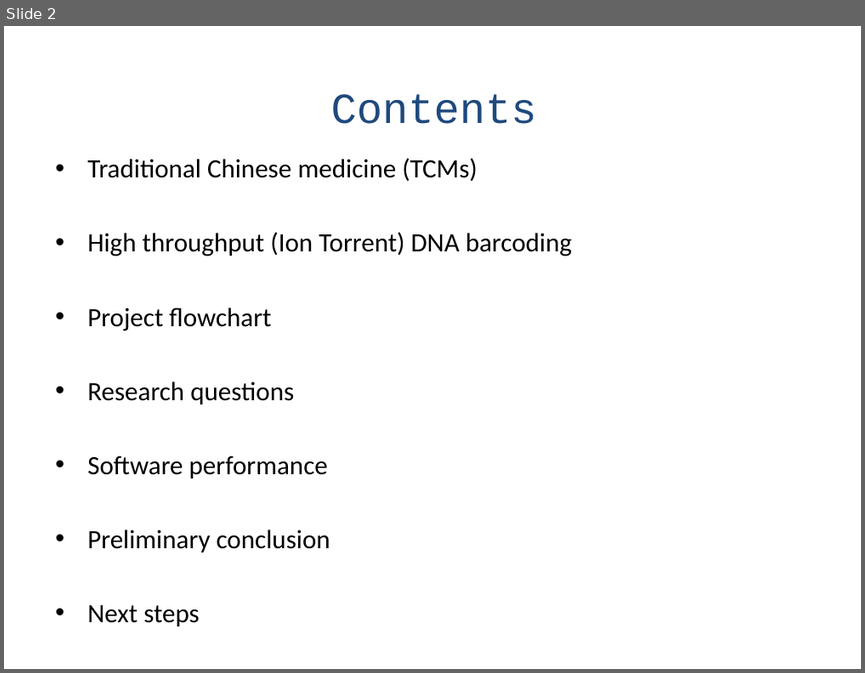
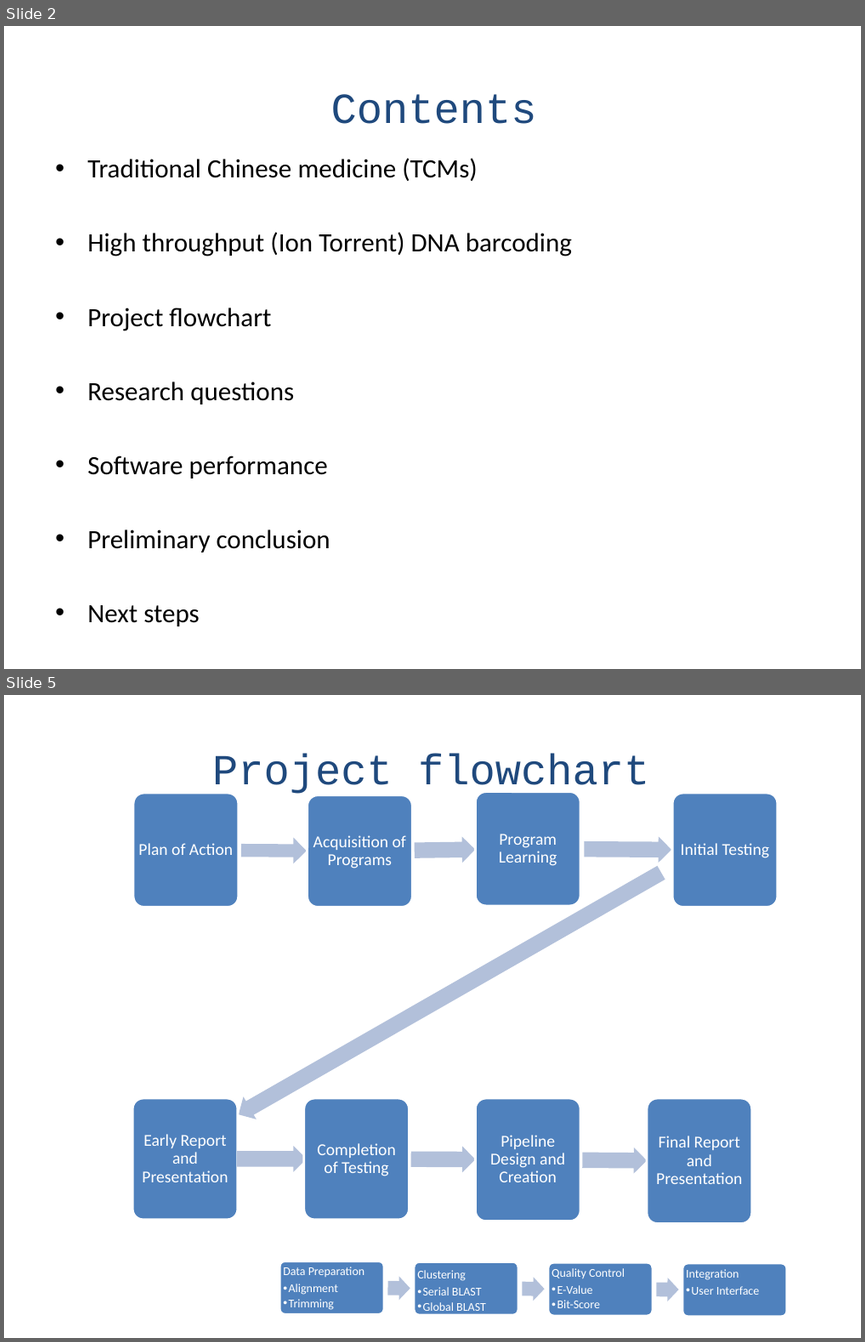
Before and after one commit to naturalis/HTS-barcode-checker, a slide deck: doc/Presentation.pptx. Shown one above the other, each under a label of ours: slide 2 before the commit, slides 2 and 5 after it; the slides between them are not shown. The pictures are 865x673 and 865x1342 pixels, drawn with LibreOffice and Linux fonts; fonts in the diff are those of the drawing. Boxes give left, top, right and bottom in pixels: in the first picture for what was removed or moved away, otherwise in the second. Text is boxed around its words. In the diff, an @@ line names an element or a change of style, - is before the commit and + after.

```diff
--- a/doc/Presentation.pptx
+++ b/doc/Presentation.pptx
@@ slide 5 added at [4, 695, 861, 1338], background #FFFFFF @@
@@ text added at [212, 754, 649, 797], 36 pt, text #1F497D @@
+Project flowchart
@@ group added at [132, 792, 778, 1223]: 8 rounded rectangles, 8 texts, 7 right arrows @@
+Plan of Action
+Acquisition of Programs
+Program Learning
+Initial Testing
+Early Report and Presentation
+Completion of Testing
+Pipeline Design and Creation
+Final Report and Presentation
@@ group added at [280, 1260, 787, 1316]: 4 rounded rectangles, 4 texts, 3 right arrows @@
+Data Preparation
+  •• Alignment
+  •• Trimming
+Clustering
+  •• Serial BLAST
+  •• Global BLAST
+Quality Control
+  •• E-Value
+  •• Bit-Score
+Integration
+  •• User Interface
```
Also in this commit, not shown: 6 slides changed, 1 other slide added, 1 slide removed, 7 other files.
